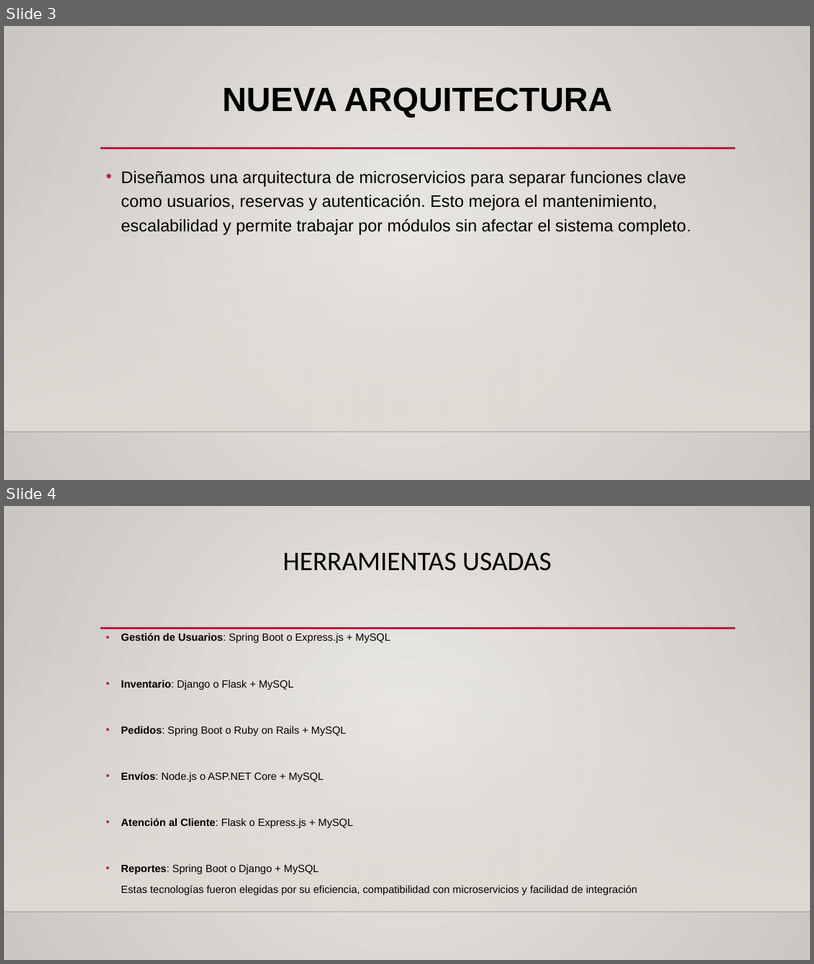
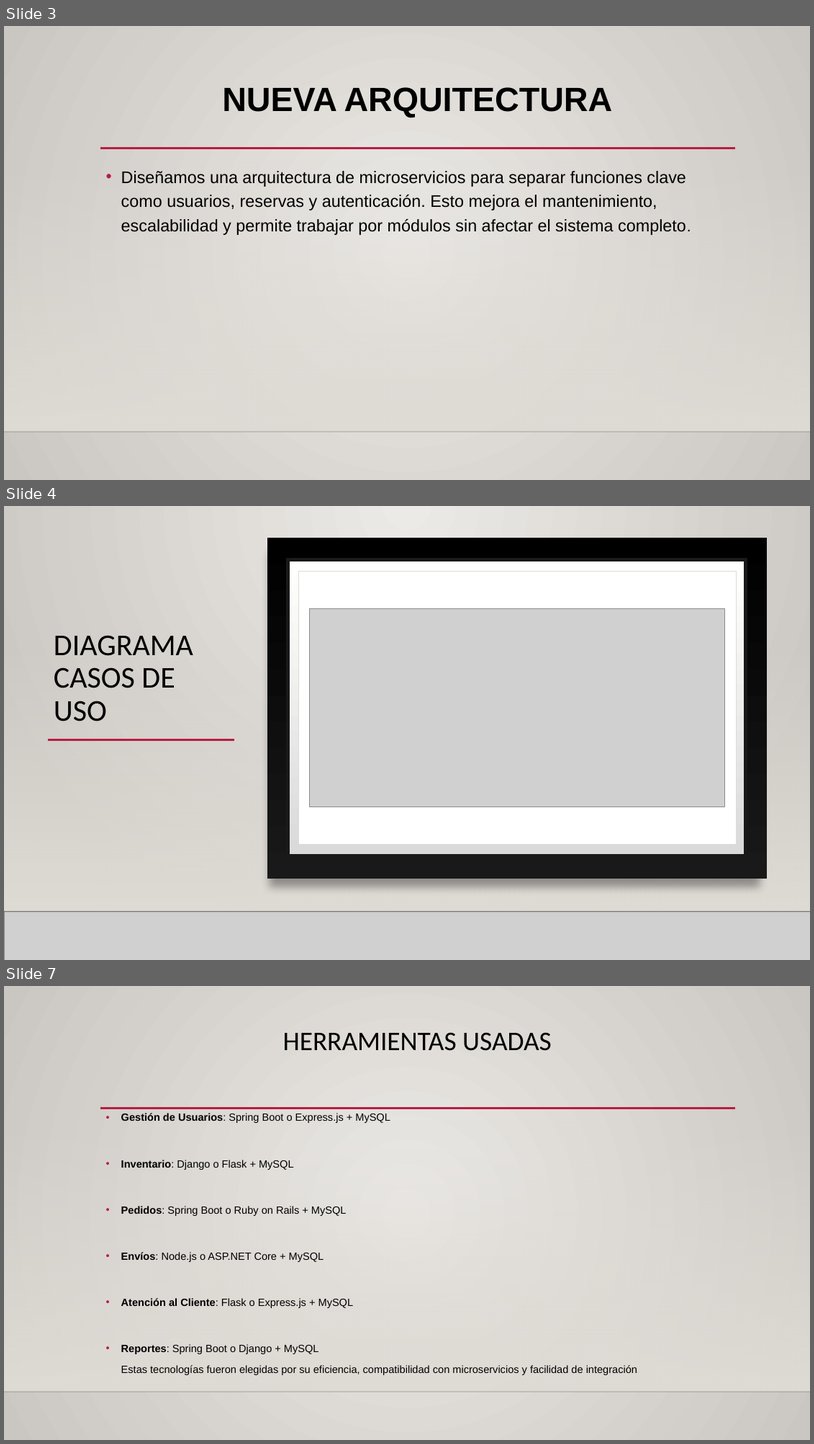
Before and after one commit to VicenteAlfaroS/Experiencia-1-Caso-3-nombre-Vicente-Alfaro, a slide deck: Presentacion caso 3.pptx. Shown one above the other, each under a label of ours: slides 3 and 4 before the commit, slides 3, 4 and 7 after it; the slides between them are not shown. The pictures are 814x964 and 814x1444 pixels, drawn with LibreOffice and Linux fonts; fonts in the diff are those of the drawing; grey boxes stand for pictures; background and template pictures are left out. Boxes give left, top, right and bottom in pixels: in the first picture for what was removed or moved away, otherwise in the second. Text is boxed around its words. In the diff, an @@ line names an element or a change of style, - is before the commit and + after.

```diff
--- a/Presentacion caso 3.pptx
+++ b/Presentacion caso 3.pptx
@@ slide 4 added at (x1=4, y1=506, x2=810, y2=960), background gradient #ECEAE7 to #CAC7C1; not listed: 3 template elements that a slide beside it also shows @@
@@ rectangle added at (x1=4, y1=506, x2=810, y2=960), fill gradient #ECEAE7 to #CAC7C1 @@
@@ rectangle added at (x1=267, y1=538, x2=767, y2=879), fill gradient #000001 to #191919 @@
@@ rectangle added at (x1=288, y1=560, x2=746, y2=855), fill gradient #DADADA to #FFFFFE, outline #191919 4 pt @@
@@ rectangle added at (x1=298, y1=571, x2=736, y2=844), fill #FFFFFF, outline #DFDBD5 0.5 pt @@
@@ picture added at (x1=309, y1=608, x2=725, y2=807) @@
@@ title added at (x1=54, y1=635, x2=193, y2=721), 36 pt, text #000000 @@
+DIAGRAMA CASOS DE USO
@@ rectangle added at (x1=4, y1=640, x2=810, y2=911), fill gradient #DFDBD5 @@
@@ rectangle added at (x1=4, y1=640, x2=810, y2=911), fill gradient #DFDBD5 @@
@@ line added from (47, 739) to (234, 739), #B71E42 2.5 pt @@
@@ line added from (164, 739) to (736, 739), #B71E42 2.5 pt @@
@@ line added from (4, 911) to (810, 911), #000001 1 pt @@
@@ picture added at (x1=4, y1=911, x2=810, y2=960) @@
@@ line added from (4, 911) to (810, 911), #000001 1 pt @@
@@ what was slide 4 is now slide 7 @@
```
Also in this commit, not shown: 2 other slides added.
